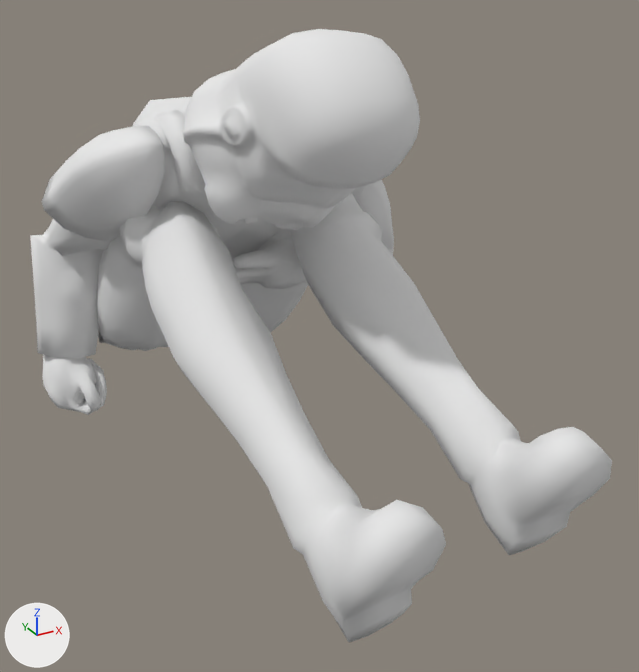
One commit to the OBJ model Resource/Models/Move_000266.obj: the scene before it, then after it.
One viewpoint serves both versions: a 50 mm lens placed at (-1.2, -3.13, 1.07), pointed at (0.08, -0.81, -0.1). Every picture has the same lights, and +X, +Y and +Z are marked at lower left. Where no turn or scale is listed for an object, it has been applied to the vertices.

Objects in the first picture: 'Stormtrooper.001_Stormtrooper'.
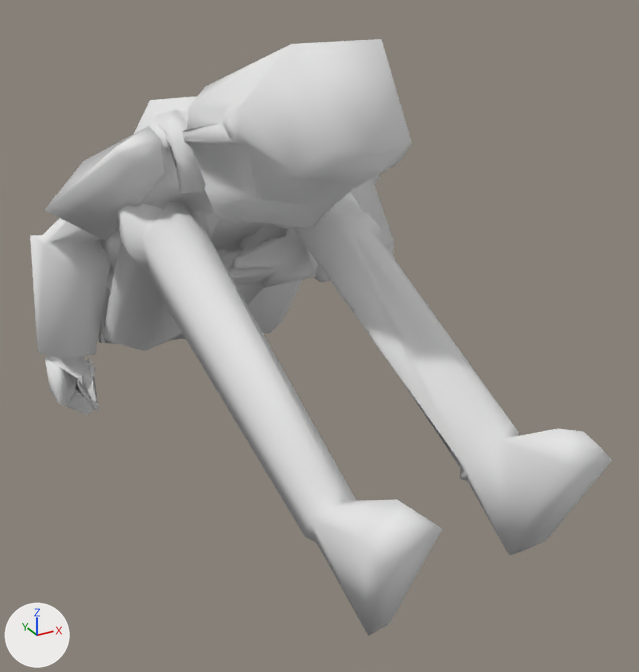
The change, as a diff of the scene's bpy script:
```diff
--- a/Resource/Models/Move_000266.obj.py
+++ b/Resource/Models/Move_000266.obj.py
@@ me_stormtrooper_001_stormtrooper @@
 # used by ob_stormtrooper_001_stormtrooper; location = (0.0, 0.0, 0.0)
-me_stormtrooper_001_stormtrooper.from_pydata(...)  # 3275 vertices, 6518 faces; spans x -0.65..0.72, y -1.86..0.52, z -0.63..0.87
+me_stormtrooper_001_stormtrooper.from_pydata(...)  # 887 vertices, 1750 faces; spans x -0.65..0.72, y -1.86..0.51, z -0.63..0.85
+# me_stormtrooper_001_stormtrooper part 1: 2388 vertices removed from x -0.64..0.71, y -1.85..0.52, z -0.63..0.87
 me_stormtrooper_001_stormtrooper.materials.append(mat_stormtrooper)
```

Boxes (x1, y1, x2, y2) around the edits, measured in the pictures (639 x 672 px):
'Stormtrooper.001_Stormtrooper', reshaped: before (30, 29, 612, 642); after (30, 39, 612, 636)
part 1 of me_stormtrooper_001_stormtrooper, deleted: before (30, 29, 612, 642)
